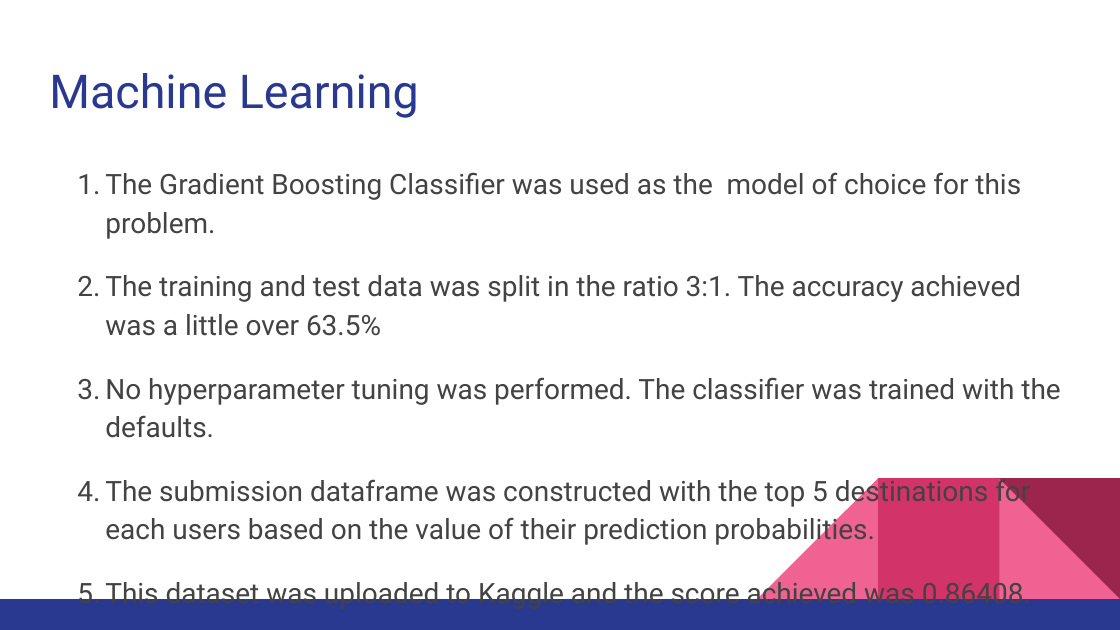
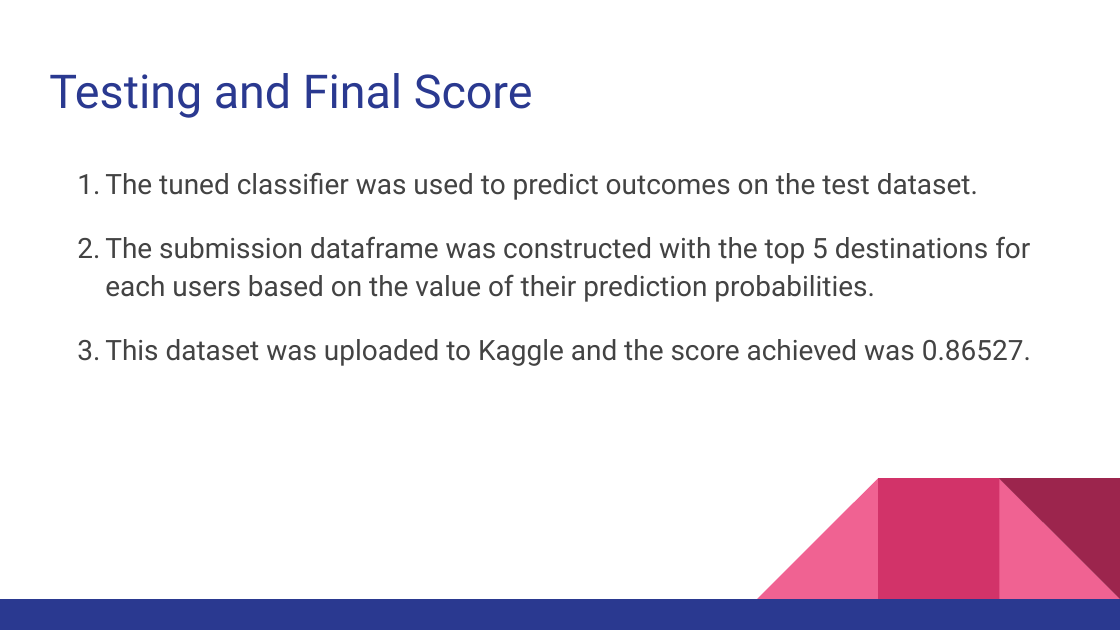
Before and after one commit to rounakbanik/airbnb, a slide deck: slide 23 of Airbnb Slide Deck.pptx (slide 21 before the commit). Drawn at 1120x630 pixels with LibreOffice and Linux fonts; fonts in the diff are those of the drawing. Boxes give left, top, right and bottom in pixels: in the first picture for what was removed or moved away, otherwise in the second. Text is boxed around its words. In the diff, an @@ line names an element or a change of style, - is before the commit and + after.

```diff
--- a/Airbnb Slide Deck.pptx
+++ b/Airbnb Slide Deck.pptx
@@ title at (49,73,533,118): text changed @@
-Machine Learning
+Testing and Final Score
@@ text at (105,172,978,200): text changed @@
-1. The Gradient Boosting Classifier was used as the model of choice for this problem.
-2. The training and test data was split in the ratio 3:1. The accuracy achieved was a little over 63.5%
-3. No hyperparameter tuning was performed. The classifier was trained with the defaults.
+1. The tuned classifier was used to predict outcomes on the test dataset.
@@ text at (105,339,1031,366): text changed @@
-5. This dataset was uploaded to Kaggle and the score achieved was 0.86408.
+3. This dataset was uploaded to Kaggle and the score achieved was 0.86527.
```
Also in this commit, not shown: 1 other slide changed, 5 slides added, 1 slide removed, 5 other files.
